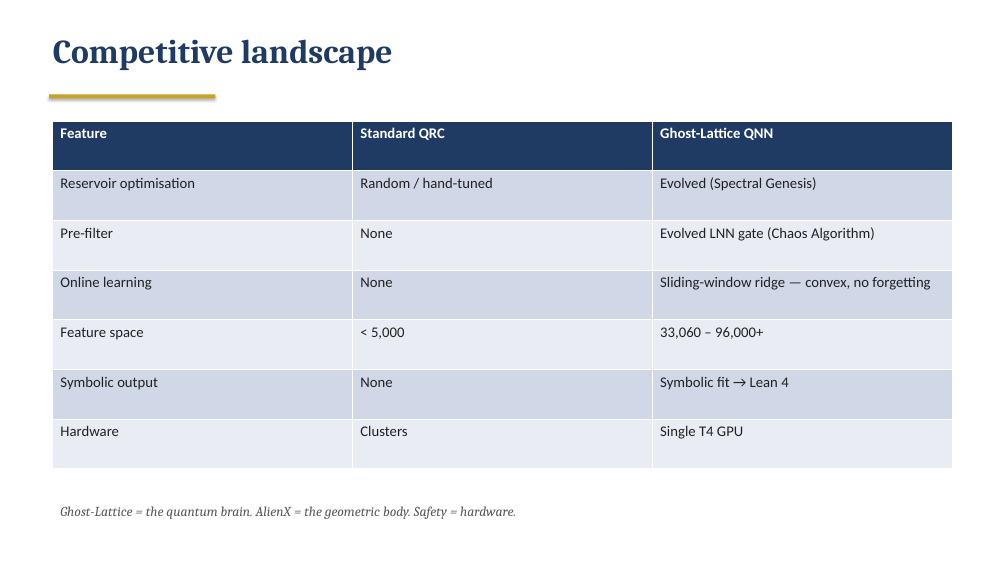
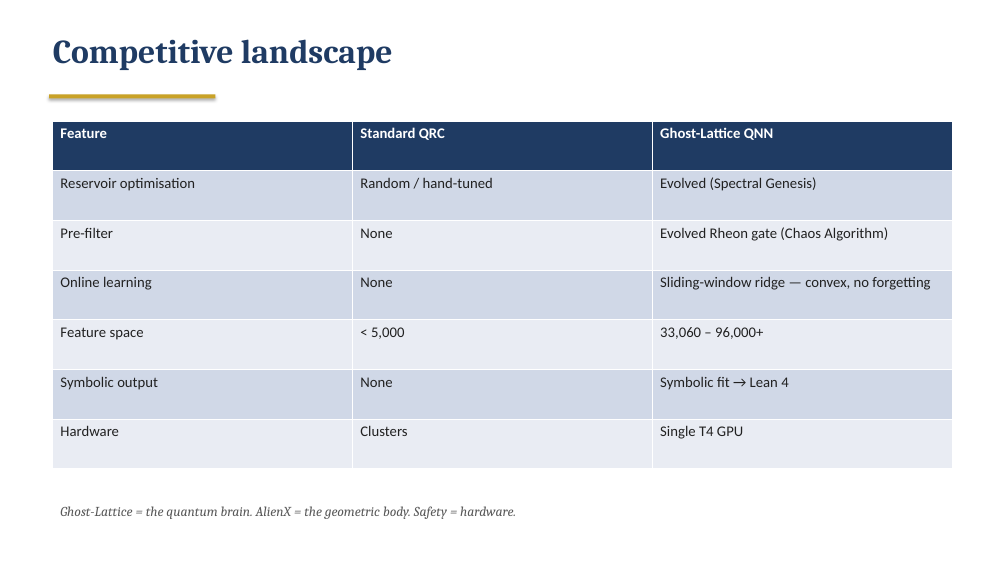
Before and after one commit to ElBalor/edge-of-chaos, a slide deck: slide 11 of The-Ghost-Lattice/Ghost-Lattice_QNN_Explainer.pptx. Drawn at 1008x567 pixels with LibreOffice and Linux fonts; fonts in the diff are those of the drawing. Boxes give left, top, right and bottom in pixels: in the first picture for what was removed or moved away, otherwise in the second. Text is boxed around its words. In the diff, an @@ line names an element or a change of style, - is before the commit and + after.

```diff
--- a/The-Ghost-Lattice/Ghost-Lattice_QNN_Explainer.pptx
+++ b/The-Ghost-Lattice/Ghost-Lattice_QNN_Explainer.pptx
@@ table at (x1=53, y1=121, x2=954, y2=469) @@
-row 3, column 3: Evolved LNN gate (Chaos Algorithm)
+row 3, column 3: Evolved Rheon gate (Chaos Algorithm)
```
Also in this commit, not shown: 2 other slides changed.
